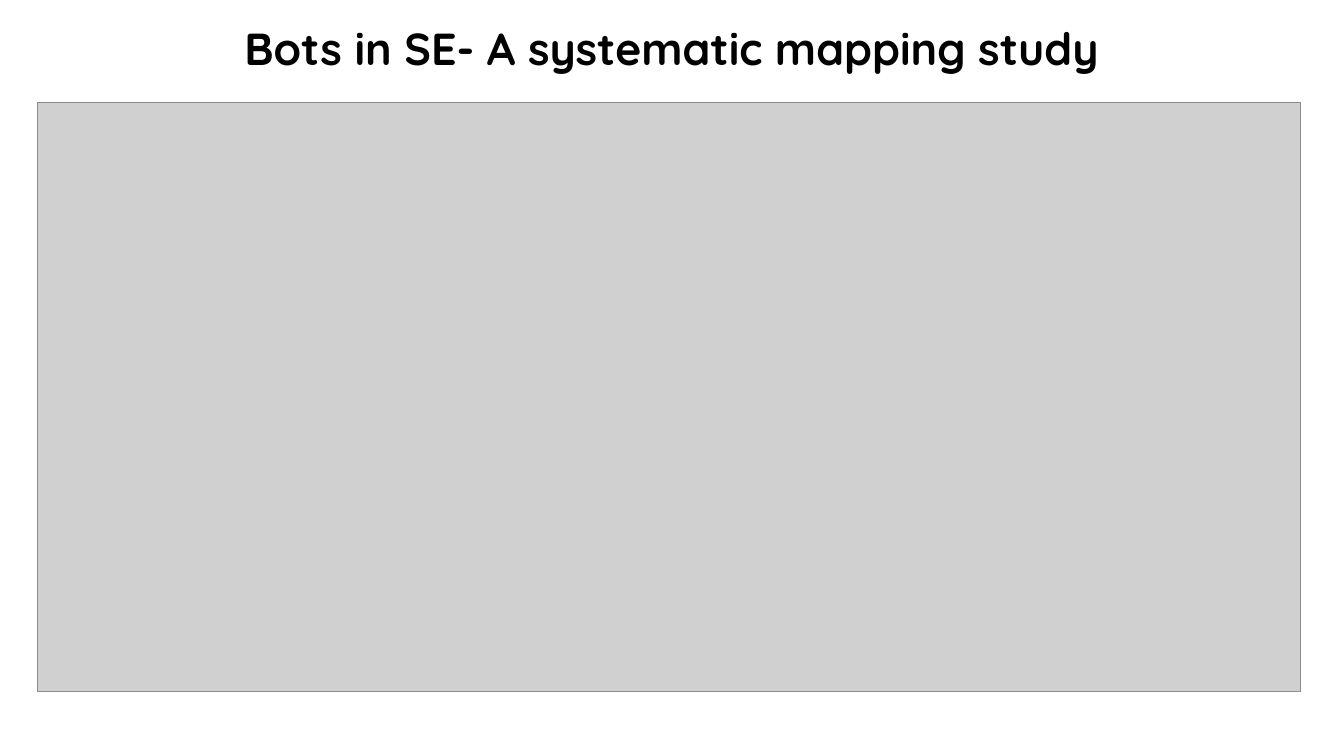
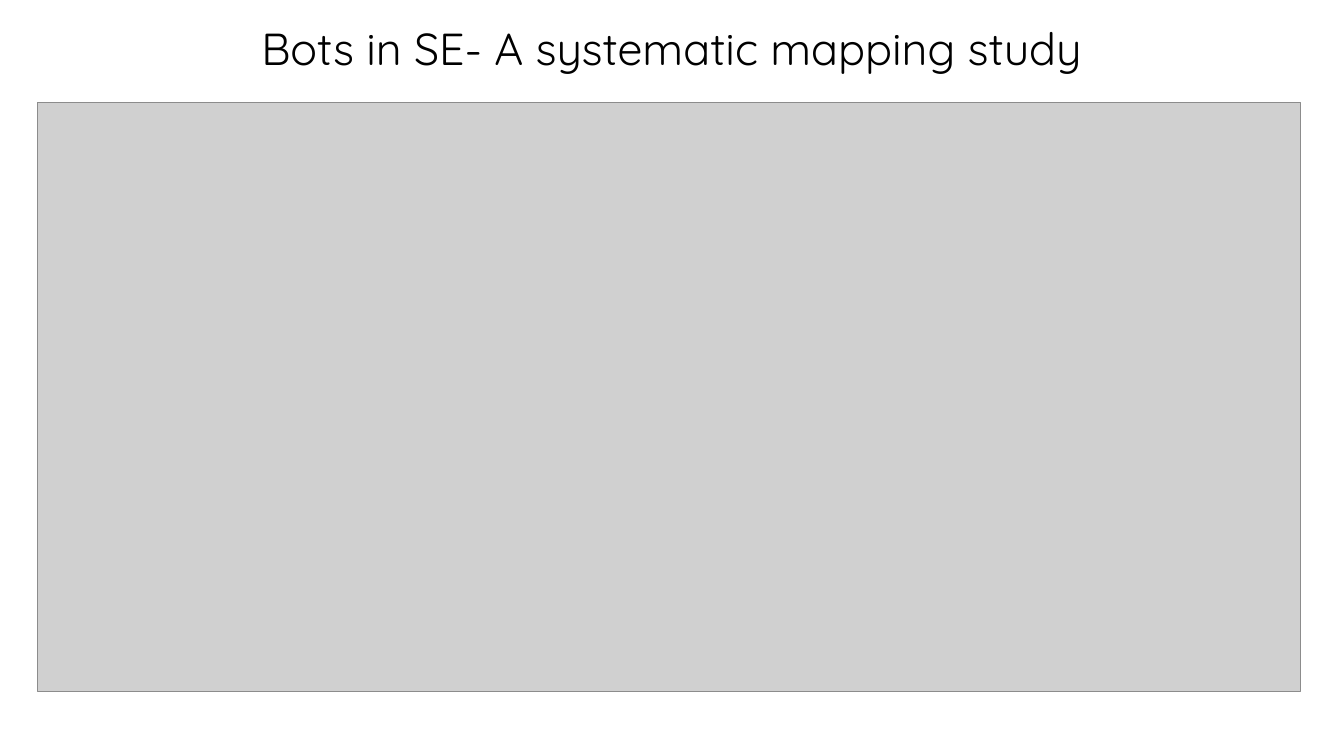
Before and after one commit to chmodsss/interviews-study, a slide deck: slide 2 of interview-artifacts.pptx. Drawn at 1344x756 pixels with LibreOffice and Linux fonts; fonts in the diff are those of the drawing; grey boxes stand for pictures; background and template pictures are left out. Boxes give left, top, right and bottom in pixels: in the first picture for what was removed or moved away, otherwise in the second. Text is boxed around its words. In the diff, an @@ line names an element or a change of style, - is before the commit and + after.

```diff
--- a/interview-artifacts.pptx
+++ b/interview-artifacts.pptx
@@ title "Bots in SE- A systematic ..." at <box>261,32,1082,74</box>: bold off @@
```
Also in this commit, not shown: 1 other slide changed, 5 slides added, 4 slides removed, 1 other file.
